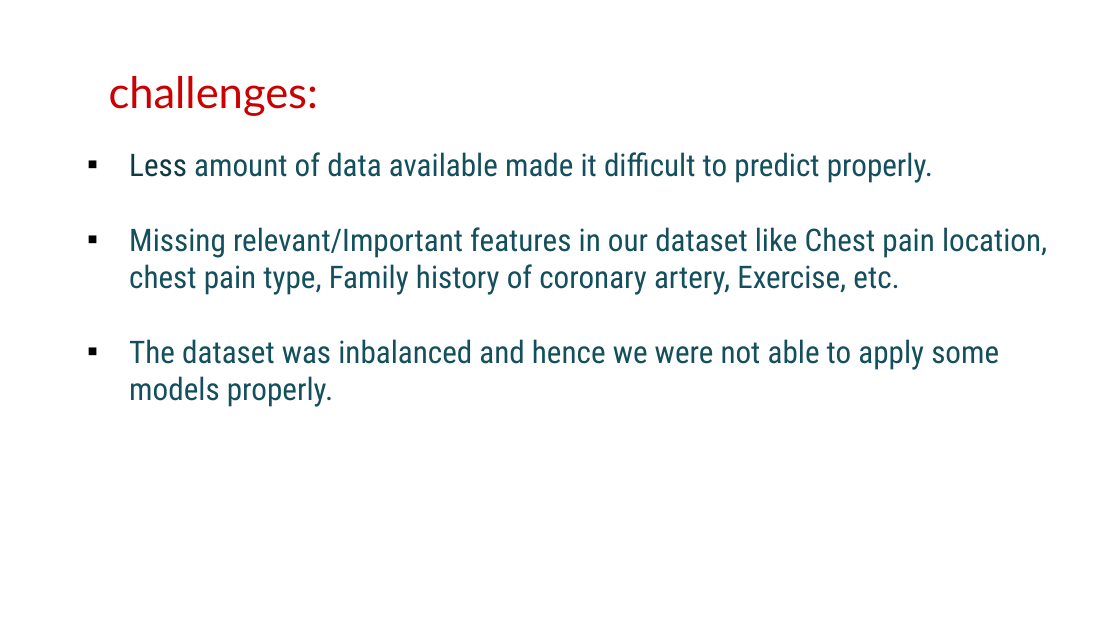
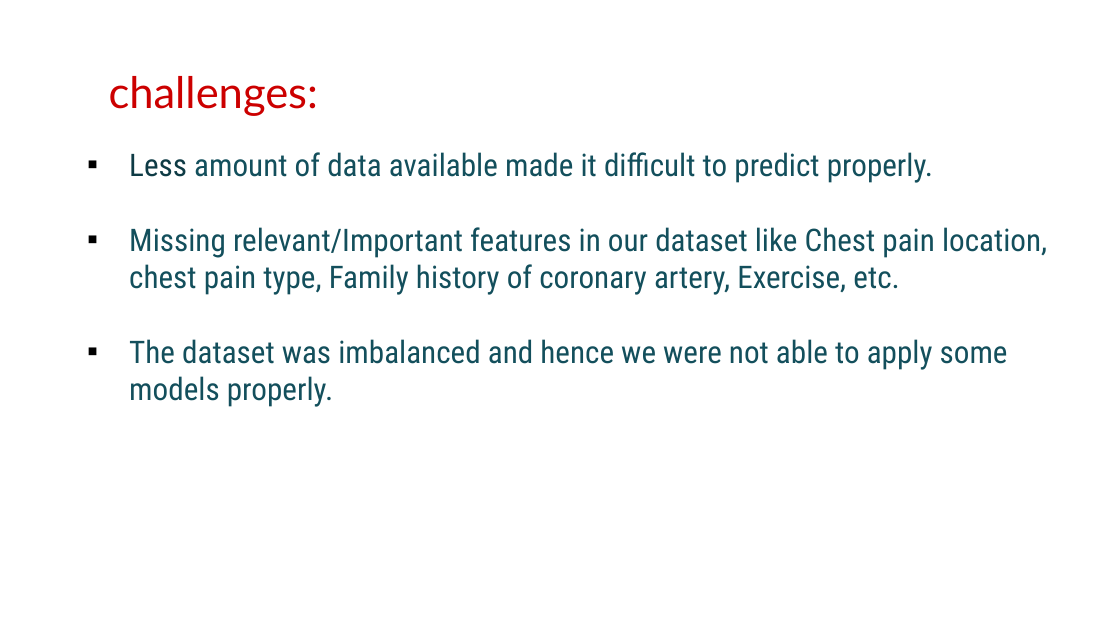
Before and after one commit to ameenattar92/Cardiovascular-Risk-Prediction, a slide deck: slide 29 of CapstoneProject_Cardiovascular RP (1).pptx. Drawn at 1120x630 pixels with LibreOffice and Linux fonts; fonts in the diff are those of the drawing; background and template pictures are left out. Boxes give left, top, right and bottom in pixels: in the first picture for what was removed or moved away, otherwise in the second. Text is boxed around its words. In the diff, an @@ line names an element or a change of style, - is before the commit and + after.

```diff
--- a/CapstoneProject_Cardiovascular RP (1).pptx
+++ b/CapstoneProject_Cardiovascular RP (1).pptx
@@ text at (x1=129, y1=339, x2=1008, y2=407): text changed @@
-▪ The dataset was inbalanced and hence we were not able to apply some models properly.
+▪ The dataset was imbalanced and hence we were not able to apply some models properly.
```
